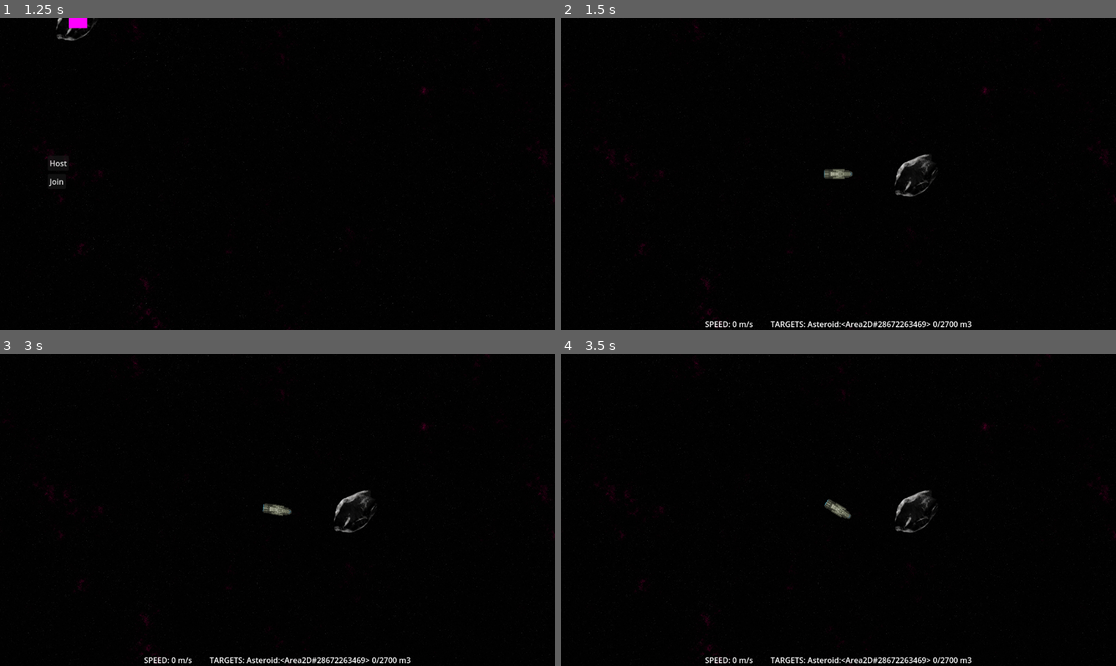
Above: before the commit, frames 1-4 (two rows, left to right).
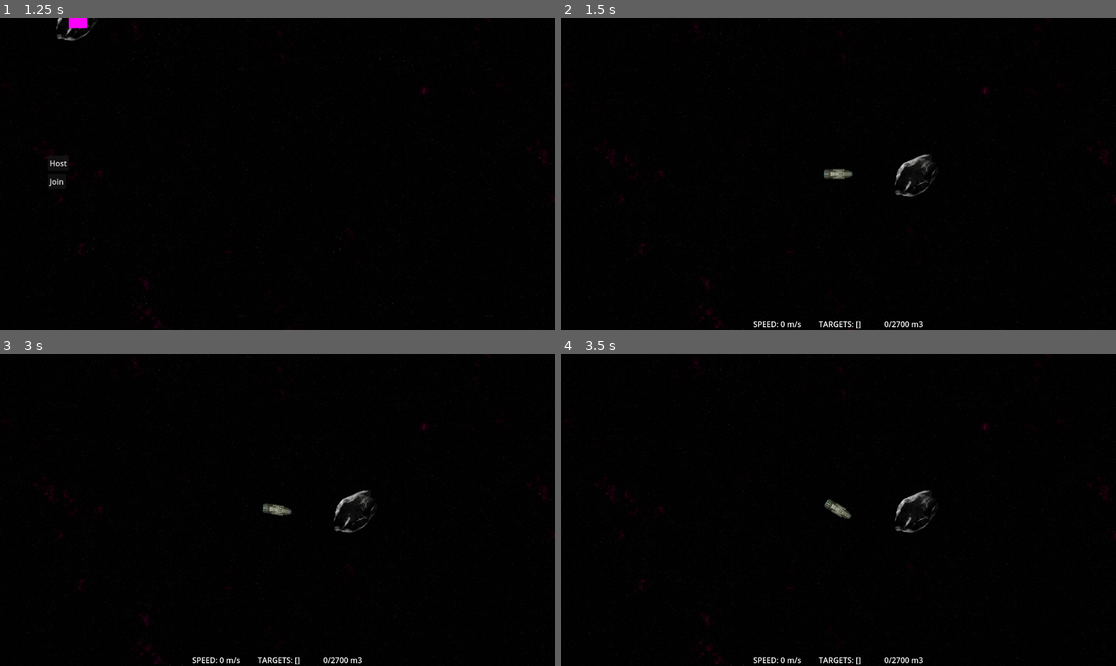
Above: after the commit, the same moments.

Repository: maxwelljens/fractalfrontiers
Game: Godot game, scene res://multi_test.tscn
Two runs of this game, one before a commit and one after it. Both use one fixed random seed, a clock stepped at 60 frames per second and the inputs below.
Inputs (mouse positions are in pixels of both pictures, inside the frame that each line leads up to):
- Up to frame 1 (1.25 s): tap Enter at 0.5 s; move the mouse to (77, 18) at 0.52 s; hold D (right) from 0.53 s (still down); click (77, 18) at 0.6 s
- Up to frame 2 (1.5 s): release D (right) at 1.25 s; click "Host" at 1.25 s
- Up to frame 3 (3 s): tap Space at 2 s; move the mouse to (166, 525) at 2.02 s; hold S (backward) 2.03-2.78 s; click (166, 525) at 2.1 s; tap Enter at 2.75, 2.85 s; move the mouse to (333, 441) at 2.77 s; hold D (right) from 2.78 s (still down)
- Up to frame 4 (3.5 s): keep holding D (right); click (894, 441) at 3.05 s

Frame 1 is identical in both runs. In frame 2, 0.6% of the frame differs, in the area x 25-74%, y 97-100%; in frame 3, 0.6%; in frame 4, 0.6%.
Error after the commit: Invalid access to property or key 'targets' on a base object of type 'Nil'. (res://nodes/selectable.gd:13)

Commit message:
multiplayer fix

Diff:
--- a/multi_test.tscn
+++ b/multi_test.tscn
@@ -76,6 +76,12 @@
 script = ExtResource("1_gwi5h")
 player_scene = ExtResource("2_fhm7r")
 
+[node name="MultiplayerSpawner" type="MultiplayerSpawner" parent="."]
+_spawnable_scenes = PackedStringArray("res://player.tscn")
+spawn_path = NodePath("Networked")
+
+[node name="Networked" type="Node2D" parent="MultiplayerSpawner"]
+
 [node name="Host" type="Button" parent="."]
 offset_left = 99.0
 offset_top = 286.0
@@ -89,9 +95,6 @@
 offset_right = 137.0
 offset_bottom = 355.0
 text = "Join"
-
-[node name="MultiplayerSpawner" type="MultiplayerSpawner" parent="."]
-spawn_path = NodePath("..")
 
 [node name="Asteroid" parent="." instance=ExtResource("3_jd480")]
 position = Vector2(162, 2)
@@ -137,5 +140,6 @@
 texture = SubResource("NoiseTexture2D_rlbu5")
 stretch_mode = 1
 
+[connection signal="spawned" from="MultiplayerSpawner" to="." method="_on_multiplayer_spawner_spawned"]
 [connection signal="pressed" from="Host" to="." method="_on_host_pressed"]
 [connection signal="pressed" from="Join" to="." method="_on_join_pressed"]
--- a/multitest.gd
+++ b/multitest.gd
@@ -1,6 +1,6 @@
-extends Node2D
+class_name NetworkManager extends Node2D
 
-var peer = ENetMultiplayerPeer.new()
+static var peer = ENetMultiplayerPeer.new()
 @export var player_scene: PackedScene
 
 func _on_host_pressed():
@@ -13,7 +13,7 @@
 func _add_player(id = 1):
   var player = player_scene.instantiate()
   player.name = str(id)
-  add_child.call_deferred(player)
+  $MultiplayerSpawner/Networked.add_child(player, true)
 
 func _on_join_pressed():
   peer.create_client("localhost", 2010)
@@ -23,3 +23,7 @@
 func _remove_buttons():
   $Host.visible = false
   $Join.visible = false
+
+
+func _on_multiplayer_spawner_spawned(node):
+    print(node)
--- a/nodes/global/targets.gd
+++ b/nodes/global/targets.gd
@@ -1,3 +1,20 @@
-extends Node
+class_name TargetHolder extends Node2D
 
-var targets: Array[Node]
+
+var targets: Array[Node2D]
+
+
+static var instance: TargetHolder
+
+
+func _ready() -> void:
+    if is_multiplayer_authority():
+        instance = self
+
+
+func append_target(target: Node2D) -> void:
+    targets.append(target)
+
+
+func remove_target(target: Node2D) -> void:
+    targets.erase(target)
--- a/nodes/selectable.gd
+++ b/nodes/selectable.gd
@@ -1,6 +1,6 @@
 extends Node
 
-var parent_node: Node
+var parent_node: Node2D
 
 func _ready():
   parent_node = get_parent()
@@ -9,10 +9,11 @@
   parent_node.mouse_exited.connect(_on_parent_mouse_exited)
 
 func _on_parent_input_event(_viewport, _event, _shape_idx):
-  if Input.is_action_just_pressed("left_click") and parent_node not in Targets.targets:
-    Targets.targets.append(parent_node)
-  elif Input.is_action_just_pressed("left_click") and parent_node in Targets.targets:
-    Targets.targets.erase(parent_node)
+  var targets: TargetHolder = TargetHolder.instance
+  if Input.is_action_just_pressed("left_click") and parent_node not in targets.targets:
+    targets.append_target(parent_node)
+  elif Input.is_action_just_pressed("left_click") and parent_node in targets.targets:
+    targets.remove_target(parent_node)
 
 func _on_parent_mouse_entered():
   $Sprite2D.visible = true
--- a/player.gd
+++ b/player.gd
@@ -3,15 +3,22 @@
 @export var camera: Camera2D
 @export var input_control: InputControl
 
+
+@onready var targets = %Targets
+@onready var ui = $UI
+
+
 func _ready():
   if not is_multiplayer_authority():
-    input_control.set_physics_process(false)
+    input_control.set_process(false)
+    ui.queue_free()
     return
   ## This scope determines that we actually own the ship.
   camera.make_current()
 
 func _physics_process(_delta):
-  $UI/Bottom/HBoxContainer/Targets.text = "TARGETS: %s" % Targets.targets
+  if targets != null:
+    targets.text = "TARGETS: %s" % [TargetHolder.instance.targets]
   move_and_slide()
 
 func _enter_tree():
--- a/player.tscn
+++ b/player.tscn
@@ -1,13 +1,10 @@
-[gd_scene load_steps=7 format=3 uid="uid://mfqv438mljqk"]
+[gd_scene load_steps=8 format=3 uid="uid://mfqv438mljqk"]
 
 [ext_resource type="Script" path="res://player.gd" id="1_36kp7"]
 [ext_resource type="Texture2D" uid="uid://s4to67ffk84f" path="res://art/ships.png" id="2_xem4q"]
 [ext_resource type="Script" path="res://nodes/rig.gd" id="3_4bv3y"]
 [ext_resource type="Script" path="res://nodes/player/control_input.gd" id="3_yyr7e"]
-
-[sub_resource type="AtlasTexture" id="AtlasTexture_4ay1r"]
-atlas = ExtResource("2_xem4q")
-region = Rect2(160, 64, 22, 60)
+[ext_resource type="Script" path="res://nodes/global/targets.gd" id="5_d777h"]
 
 [sub_resource type="SceneReplicationConfig" id="SceneReplicationConfig_mkb0g"]
 properties/0/path = NodePath(".:position")
@@ -20,10 +17,17 @@
 properties/2/spawn = true
 properties/2/replication_mode = 1
 
+[sub_resource type="AtlasTexture" id="AtlasTexture_4ay1r"]
+atlas = ExtResource("2_xem4q")
+region = Rect2(160, 64, 22, 60)
+
 [node name="Player" type="CharacterBody2D" node_paths=PackedStringArray("camera", "input_control")]
 script = ExtResource("1_36kp7")
 camera = NodePath("Camera2D")
 input_control = NodePath("Control")
+
+[node name="MultiplayerSynchronizer" type="MultiplayerSynchronizer" parent="."]
+replication_config = SubResource("SceneReplicationConfig_mkb0g")
 
 [node name="Sprite2D" type="Sprite2D" parent="."]
 texture_filter = 3
@@ -38,9 +42,6 @@
 
 [node name="Control" type="Node" parent="."]
 script = ExtResource("3_yyr7e")
-
-[node name="MultiplayerSynchronizer" type="MultiplayerSynchronizer" parent="."]
-replication_config = SubResource("SceneReplicationConfig_mkb0g")
 
 [node name="UI" type="CanvasLayer" parent="."]
 
@@ -61,6 +62,7 @@
 text = "SPEED"
 
 [node name="Targets" type="Label" parent="UI/Bottom/HBoxContainer"]
+unique_name_in_owner = true
 custom_minimum_size = Vector2(132, 0)
 layout_mode = 2
 text = "TARGETS:"
@@ -73,3 +75,6 @@
 process_callback = 0
 position_smoothing_enabled = true
 position_smoothing_speed = 10.0
+
+[node name="Selector" type="Node2D" parent="."]
+script = ExtResource("5_d777h")
--- a/project.godot
+++ b/project.godot
@@ -14,10 +14,6 @@
 run/main_scene="res://multi_test.tscn"
 config/features=PackedStringArray("4.2", "Forward Plus")
 config/icon="res://icon.svg"
-
-[autoload]
-
-Targets="*res://nodes/global/targets.gd"
 
 [editor_plugins]
 
